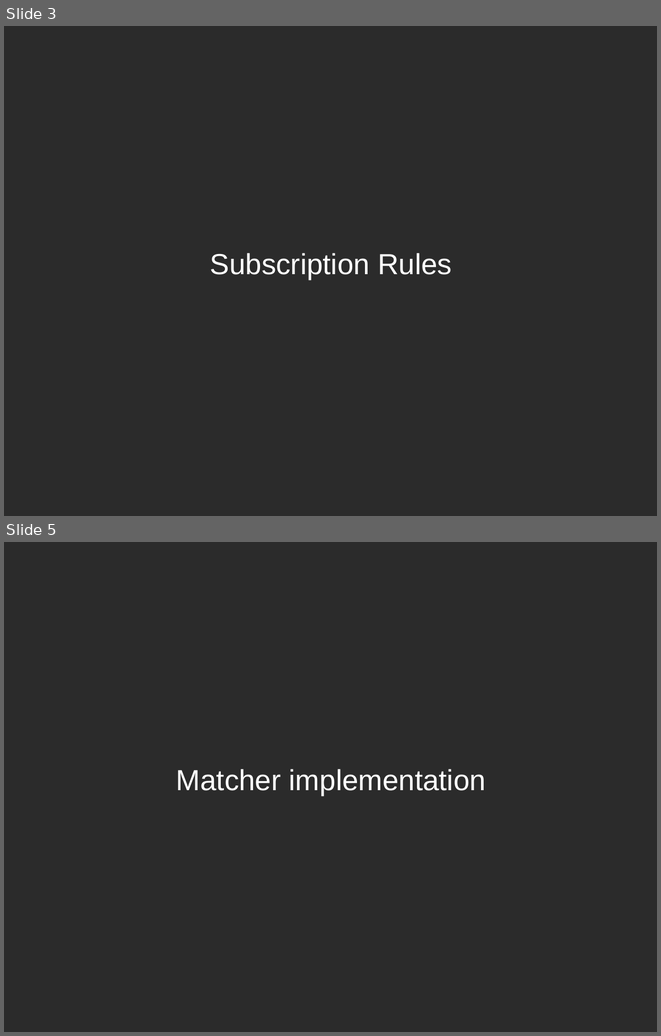
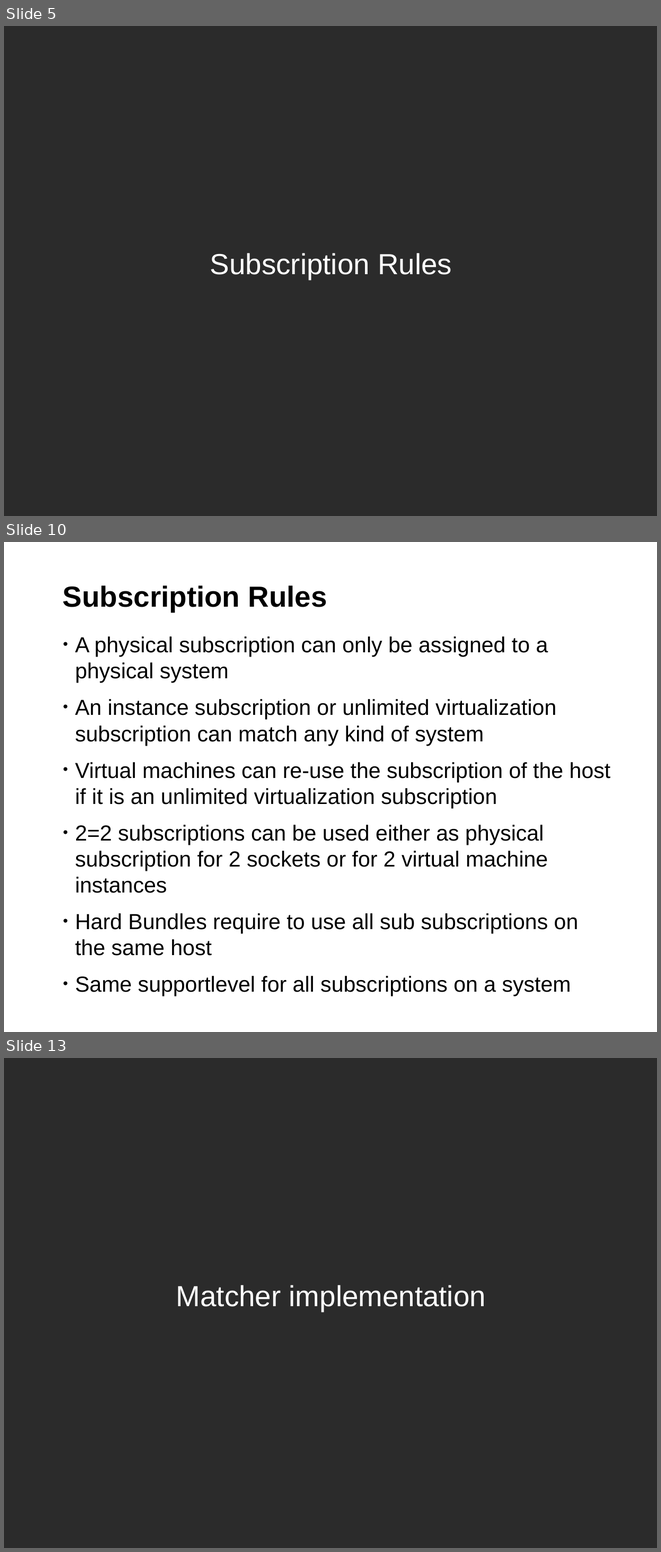
Before and after one commit to hustodemon/subscription-matcher, a slide deck: doc/SubscriptionCounting.odp. Shown one above the other, each under a label of ours: slides 3 and 5 before the commit, slides 5, 10 and 13 after it; the slides between them are not shown. The pictures are 661x1036 and 661x1552 pixels, drawn with LibreOffice and Linux fonts; fonts in the diff are those of the drawing; background and template pictures are left out; a plain dark background stands for a picture behind light text. Boxes give left, top, right and bottom in pixels: in the first picture for what was removed or moved away, otherwise in the second. Text is boxed around its words. In the diff, an @@ line names an element or a change of style, - is before the commit and + after.

Commit message:
update agenda, add introduction and write about Subscription Rules

```diff
--- a/doc/SubscriptionCounting.odp
+++ b/doc/SubscriptionCounting.odp
@@ slide 10 added at bbox=[4, 542, 657, 1032], background #FFFFFF @@
@@ title added at bbox=[63, 585, 327, 612], 32 pt, text #000000, bold @@
+Subscription Rules
@@ text added at bbox=[75, 636, 611, 955], 24 pt, text #000000 @@
+• A physical subscription can only be assigned to a physical system
+• An instance subscription or unlimited virtualization subscription can match any kind of system
+• Virtual machines can re-use the subscription of the host if it is an unlimited virtualization subscription
+• 2=2 subscriptions can be used either as physical subscription for 2 sockets or for 2 virtual machine instances
+• Hard Bundles require to use all sub subscriptions on the same host
+• Same supportlevel for all subscriptions on a system
@@ page number added at bbox=[4, 1007, 87, 1032], 11 pt, text #FFFFFF @@
+10
@@ what was slide 3 is now slide 5 @@
@@ what was slide 5 is now slide 13 @@
```
Also in this commit, not shown: 1 slide changed, 8 other slides added, 1 slide removed.
